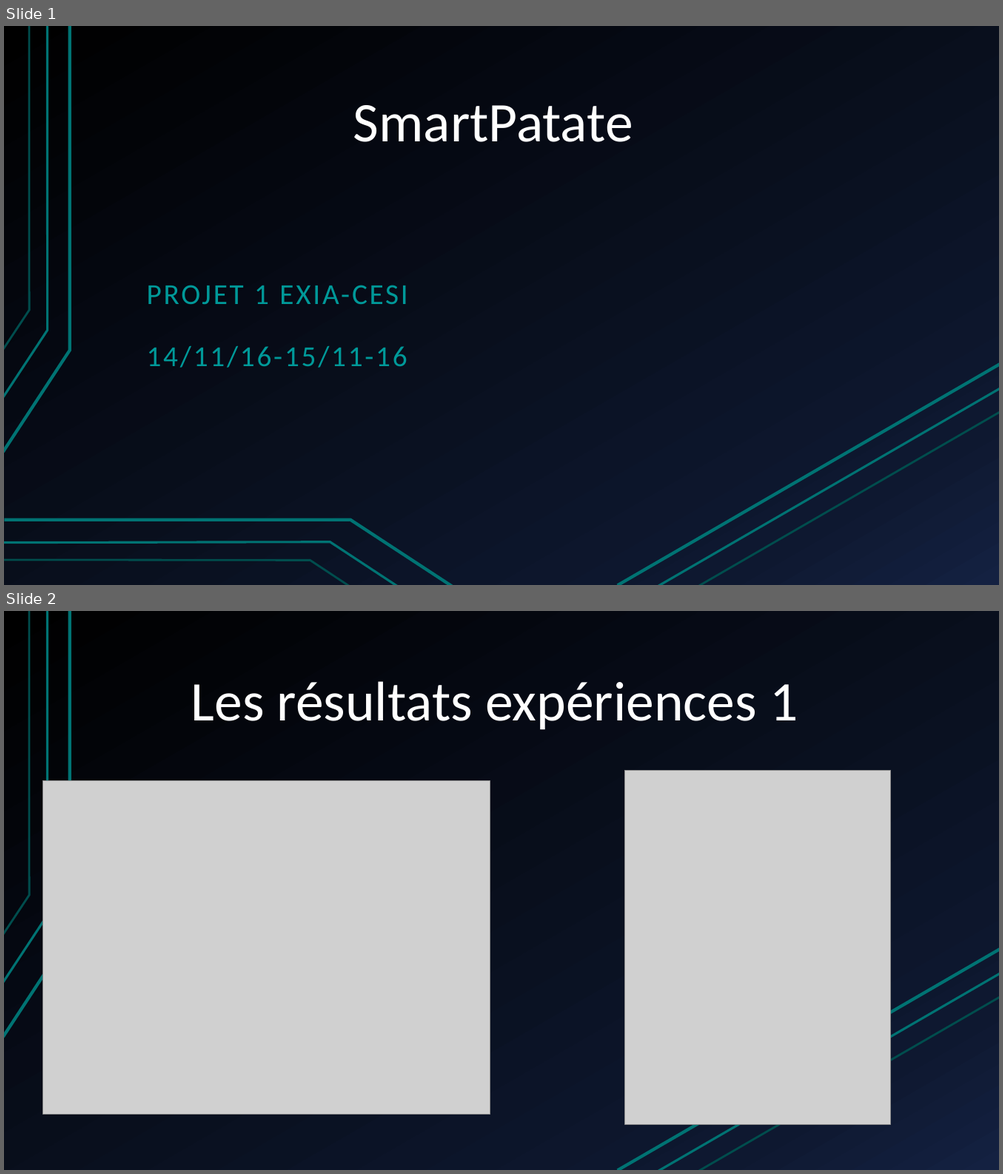
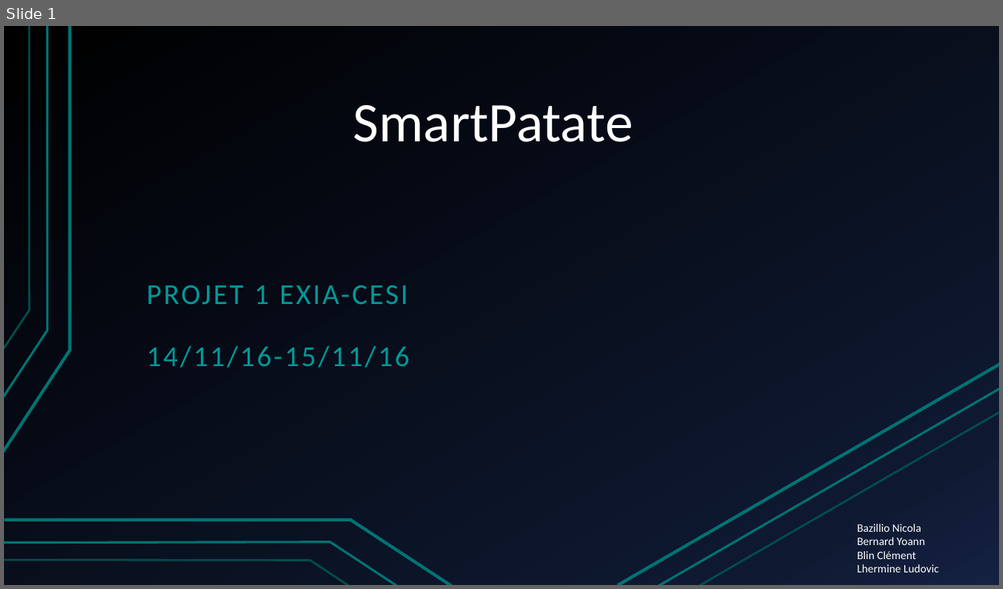
Before and after one commit to Elnicoc0/Projet1, a slide deck: SmartPatate.pptx. Shown one above the other, each under a label of ours: slides 1 and 2 before the commit, slide 1 after it. The pictures are 1003x1174 and 1003x589 pixels, drawn with LibreOffice and Linux fonts; fonts in the diff are those of the drawing; grey boxes stand for pictures. Boxes give left, top, right and bottom in pixels: in the first picture for what was removed or moved away, otherwise in the second. Text is boxed around its words. In the diff, an @@ line names an element or a change of style, - is before the commit and + after.

```diff
--- a/SmartPatate.pptx
+++ b/SmartPatate.pptx
@@ slide 2 removed at <box>4,611,999,1170</box>, background gradient #000000 to #0F1931 to #142242; not listed: 6 template elements that a slide beside it also shows @@
@@ title removed at <box>191,681,797,730</box> @@
-Les résultats expériences 1
@@ picture removed at <box>42,780,489,1115</box> @@
@@ picture removed at <box>624,770,890,1125</box> @@
@@ slide 1 changed as well @@
@@ subtitle at <box>147,346,410,368</box>: text changed @@
-14/11/16-15/11-16
+14/11/16-15/11/16
@@ text added at <box>856,524,939,573</box>, 11 pt, text #FFFFFF @@
+Bazillio Nicola
+Bernard Yoann
+Blin Clément
+Lhermine Ludovic
```
Also in this commit, not shown: 1 other slide changed, 4 slides added, 2 other slides removed, 2 other files.
